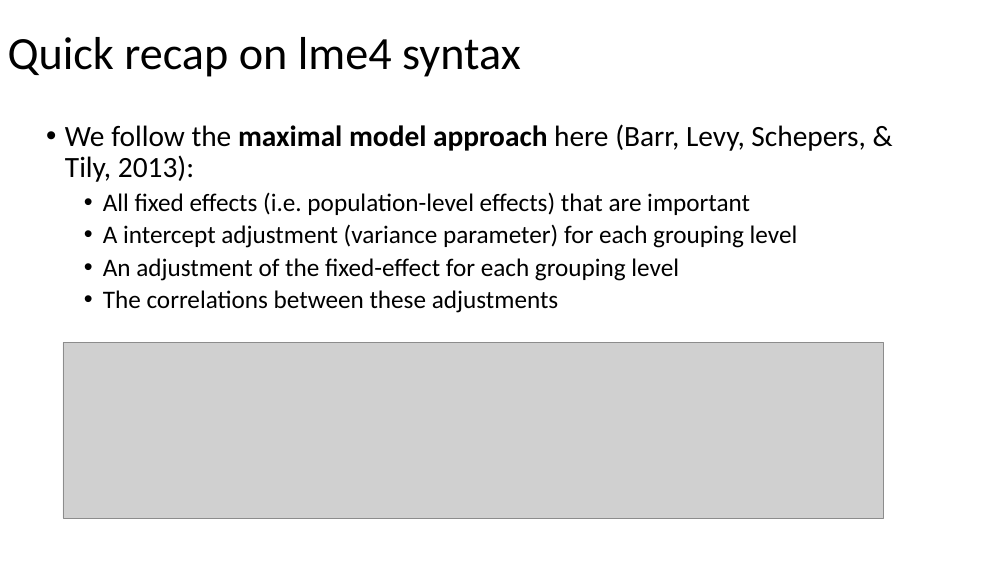
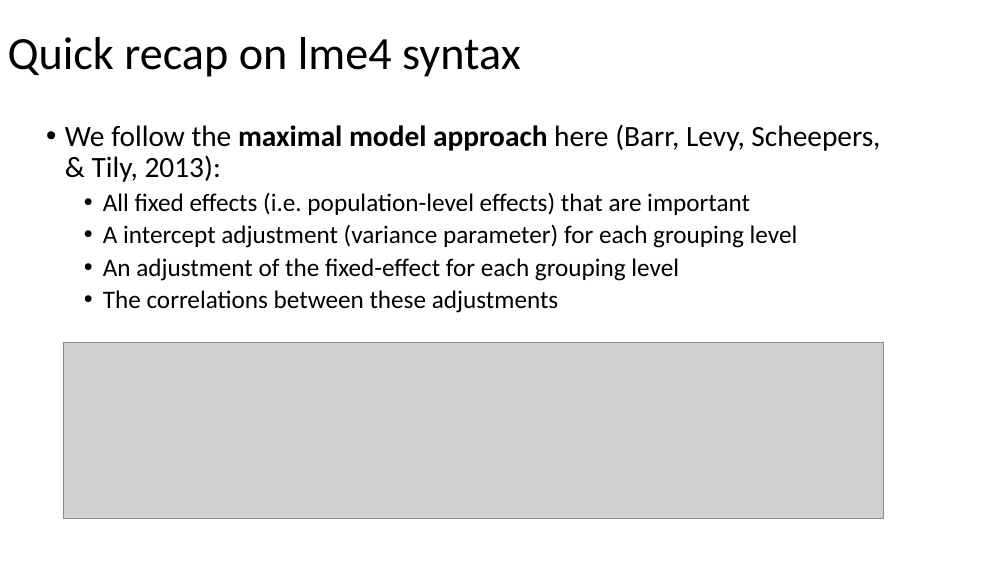
Before and after one commit to julianquandt/brms-intro-SIPS2019, a slide deck: slide 33 of intro_to_brms.pptx. Drawn at 1008x567 pixels with LibreOffice and Linux fonts; fonts in the diff are those of the drawing; grey boxes stand for pictures. Boxes give left, top, right and bottom in pixels: in the first picture for what was removed or moved away, otherwise in the second. Text is boxed around its words. In the diff, an @@ line names an element or a change of style, - is before the commit and + after.

```diff
--- a/intro_to_brms.pptx
+++ b/intro_to_brms.pptx
@@ text at box(65, 124, 880, 182): text changed @@
-• We follow the maximal model approach here (Barr, Levy, Schepers, & Tily, 2013):
+• We follow the maximal model approach here (Barr, Levy, Scheepers, & Tily, 2013):
```
Also in this commit, not shown: 2 other files.
